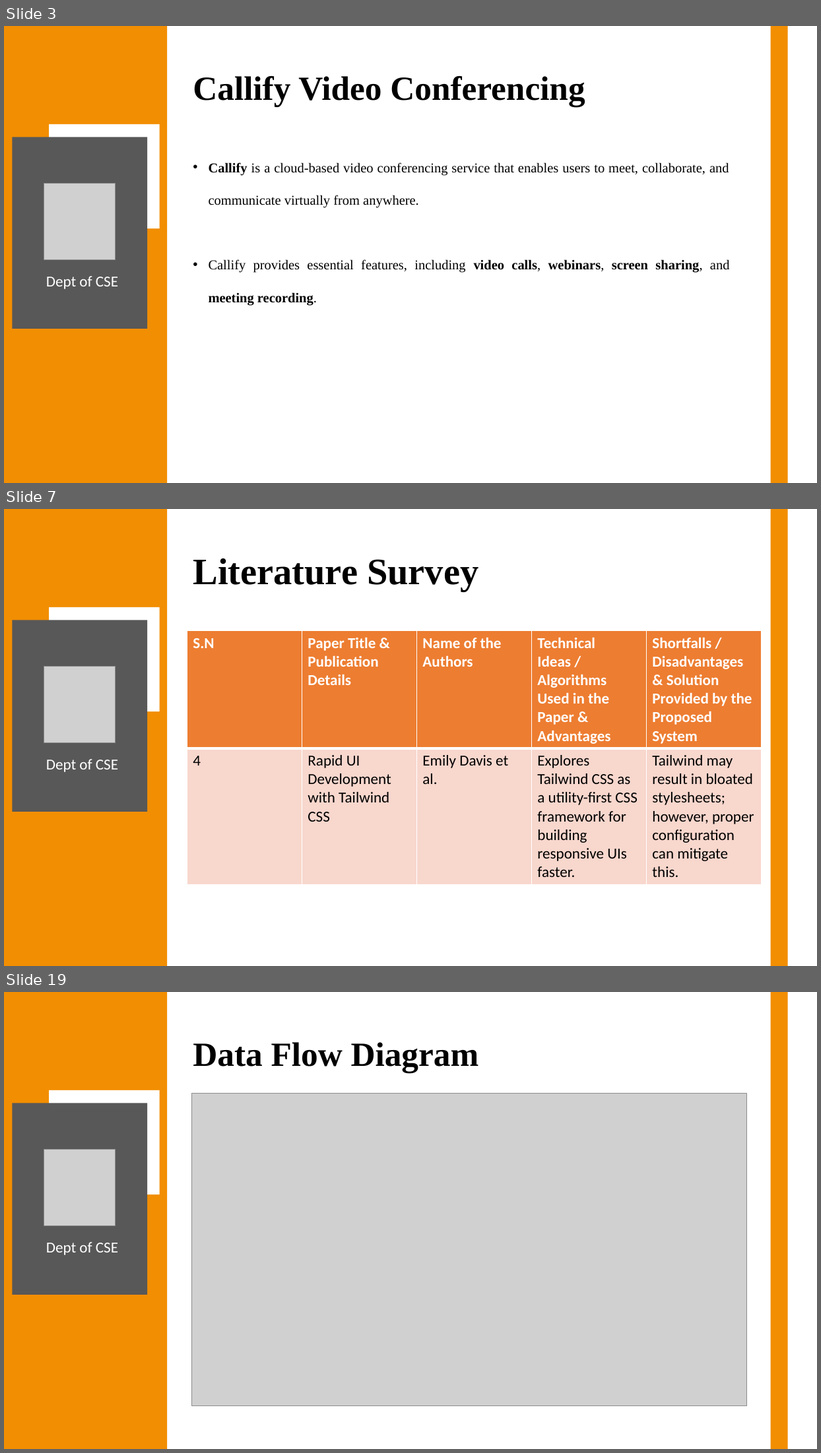
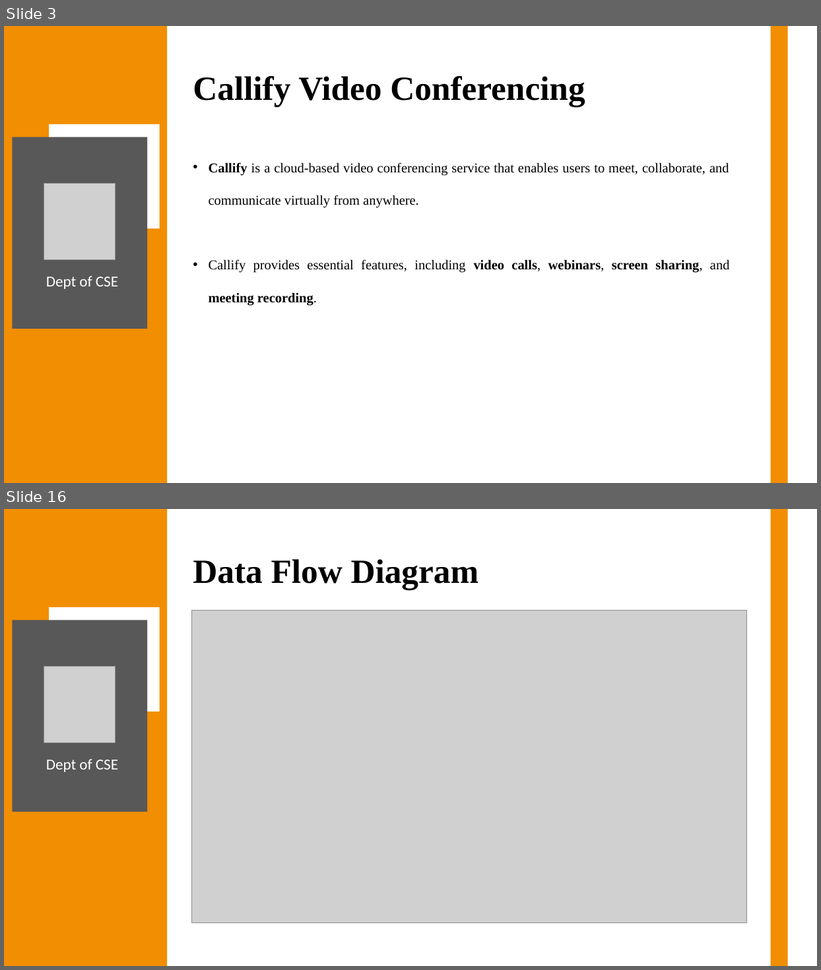
Before and after one commit to Anish202020/7th-Semester, a slide deck: Report & PPT/Project Work/Ppt/Callify Synopsis.pptx. Shown one above the other, each under a label of ours: slides 3, 7 and 19 before the commit, slides 3 and 16 after it; the slides between them are not shown. The pictures are 821x1453 and 821x970 pixels, drawn with LibreOffice and Linux fonts; fonts in the diff are those of the drawing; grey boxes stand for pictures. Boxes give left, top, right and bottom in pixels: in the first picture for what was removed or moved away, otherwise in the second. Text is boxed around its words. In the diff, an @@ line names an element or a change of style, - is before the commit and + after.

```diff
--- a/Report & PPT/Project Work/Ppt/Callify Synopsis.pptx
+++ b/Report & PPT/Project Work/Ppt/Callify Synopsis.pptx
@@ slide 7 removed at [4, 509, 817, 966], background #FFFFFF @@
@@ rectangle removed at [4, 509, 167, 966] @@
@@ rectangle removed at [771, 509, 788, 966] @@
@@ title removed at [193, 559, 479, 591] @@
-Literature Survey
@@ rectangle removed at [49, 607, 160, 712] @@
@@ rectangle removed at [12, 620, 147, 812] @@
@@ table removed at [187, 631, 760, 881], 2 rows, 5 columns @@
-S.N | Paper Title & Publication Details | Name of the Authors | Technical Ideas / Algorithms Used in the Paper & Advantages | Shortfalls / Disadvantages & Solution Provided by the Proposed System
-4 | Rapid UI Development with Tailwind CSS | Emily Davis et al. | Explores Tailwind CSS as a utility-first CSS framework for building responsive UIs faster. | Tailwind may result in bloated stylesheets; however, proper configuration can mitigate this.
@@ picture removed at [44, 666, 116, 743] @@
@@ text removed at [46, 759, 118, 772] @@
-Dept of CSE
@@ what was slide 19 is now slide 16 @@
```
Also in this commit, not shown: 14 slides changed, 4 other slides removed.
